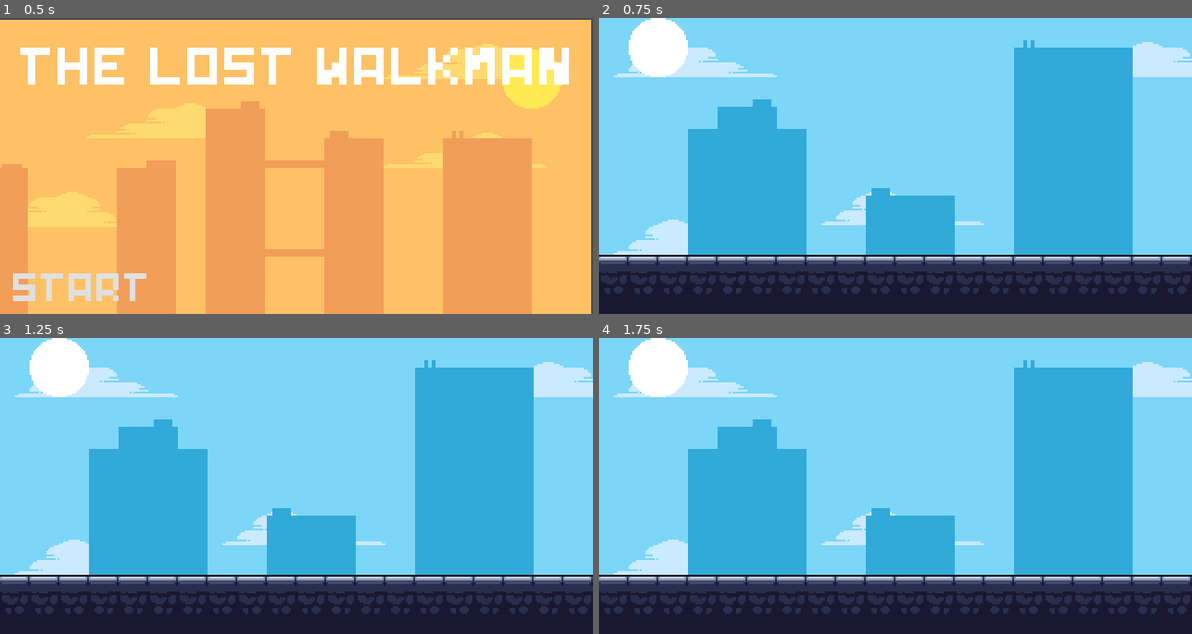
Above: before the commit, frames 1-4 (two rows, left to right).
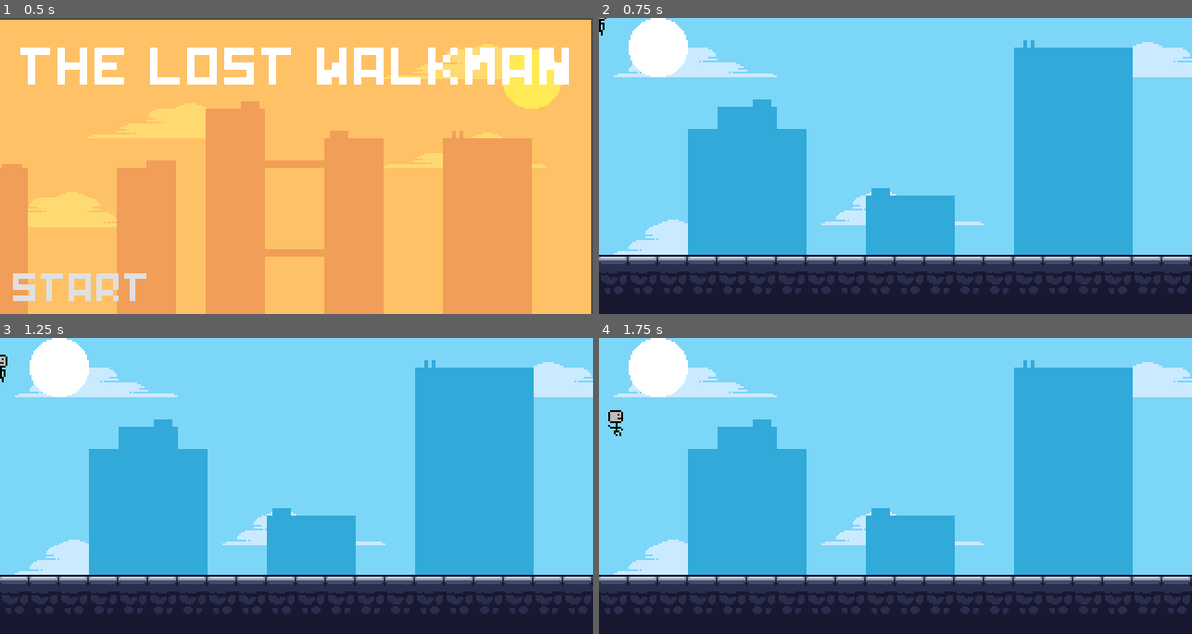
Above: after the commit, the same moments.

Repository: Glow-Project/LostTech
Game: Godot game, scene res://Menu/Menu.tscn
Same seed, same stepped clock (60 frames per second), same inputs: the game is played once before the commit and once after it.
Inputs:
- Up to frame 1 (0.5 s): no input
- Up to frame 2 (0.75 s): click "Start" at 0.5 s
- Up to frame 3 (1.25 s): no input
- Up to frame 4 (1.75 s): hold Right (ui_right) from 1.28 s (still down)

Frame 1 is identical in both runs. In frame 2, less than 0.1% of the frame differs, in the area x 0-2%, y 0-6%; in frame 3, less than 0.1%; in frame 4, 0.1%, in the area x 1-5%, y 24-34%.

Commit message:
Added Player

Diff:
--- /dev/null
+++ b/Entities/Player/Player.gd
@@ -0,0 +1,35 @@
+extends KinematicBody2D
+
+var vel = Vector2.ZERO
+var SPEED = 20
+var GRAVITY = 1
+var looks_right = true
+
+func _process(delta):
+	$AnimatedSprite.play(move_player())
+
+func move_player():
+	vel.x = 0
+	vel.y += GRAVITY
+	var action = "idle"
+
+	if (Input.is_action_pressed("ui_right")):
+		vel.x = SPEED
+		action = "walk"
+		flip_if_needed(true)
+
+	if (Input.is_action_pressed("ui_left")):
+		flip_if_needed(false)
+		vel.x = -SPEED
+		action = "walk"
+
+	vel = move_and_slide(vel)
+
+	return action
+
+func flip_if_needed(should_look_right):
+	if (looks_right == should_look_right):
+		return
+	else:
+		looks_right = should_look_right
+		scale.x *= -1
--- /dev/null
+++ b/Entities/Player/Player.tscn
@@ -0,0 +1,64 @@
+[gd_scene load_steps=13 format=2]
+
+[ext_resource path="res://Entities/Player/Player.gd" type="Script" id=1]
+[ext_resource path="res://Entities/Player/TestCharacter.png" type="Texture" id=2]
+
+[sub_resource type="AtlasTexture" id=7]
+atlas = ExtResource( 2 )
+region = Rect2( 0, 0, 8, 16 )
+
+[sub_resource type="AtlasTexture" id=8]
+atlas = ExtResource( 2 )
+region = Rect2( 8, 0, 8, 16 )
+
+[sub_resource type="AtlasTexture" id=9]
+atlas = ExtResource( 2 )
+region = Rect2( 16, 0, 8, 16 )
+
+[sub_resource type="AtlasTexture" id=10]
+atlas = ExtResource( 2 )
+region = Rect2( 24, 0, 8, 16 )
+
+[sub_resource type="AtlasTexture" id=11]
+atlas = ExtResource( 2 )
+region = Rect2( 0, 64, 8, 16 )
+
+[sub_resource type="AtlasTexture" id=12]
+atlas = ExtResource( 2 )
+region = Rect2( 16, 64, 8, 16 )
+
+[sub_resource type="AtlasTexture" id=13]
+atlas = ExtResource( 2 )
+region = Rect2( 24, 64, 8, 16 )
+
+[sub_resource type="AtlasTexture" id=14]
+atlas = ExtResource( 2 )
+region = Rect2( 8, 64, 8, 16 )
+
+[sub_resource type="SpriteFrames" id=15]
+animations = [ {
+"frames": [ SubResource( 7 ), SubResource( 8 ), SubResource( 9 ), SubResource( 10 ) ],
+"loop": true,
+"name": "idle",
+"speed": 5.0
+}, {
+"frames": [ SubResource( 11 ), SubResource( 12 ), SubResource( 13 ), SubResource( 14 ) ],
+"loop": true,
+"name": "walk",
+"speed": 5.0
+} ]
+
+[sub_resource type="RectangleShape2D" id=16]
+
+[node name="KinematicBody2D" type="KinematicBody2D"]
+script = ExtResource( 1 )
+__meta__ = {
+"_edit_group_": true
+}
+
+[node name="AnimatedSprite" type="AnimatedSprite" parent="."]
+frames = SubResource( 15 )
+animation = "idle"
+
+[node name="CollisionShape2D" type="CollisionShape2D" parent="."]
+shape = SubResource( 16 )
--- a/Levels/Level1/Level1.tscn
+++ b/Levels/Level1/Level1.tscn
@@ -2,6 +2,7 @@
 
 [ext_resource path="res://Design/Background/mp_cs_background.png" type="Texture" id=1]
 [ext_resource path="res://Design/Foreground/mp_cs_buildings.png" type="Texture" id=2]
+[ext_resource path="res://Entities/Player/Player.tscn" type="PackedScene" id=3]
 
 [sub_resource type="TileSet" id=1]
 0/name = "mp_cs_background.png 0"
@@ -117,40 +118,7 @@
 7/shapes = [  ]
 7/z_index = 0
 
-[sub_resource type="ConvexPolygonShape2D" id=5]
-points = PoolVector2Array( -16, 48, -16, 16, 0, 16, 0, 0, 16, 0, 16, 16, 32, 16, 32, 48, 32, 48 )
-
-[sub_resource type="TileSet" id=4]
-0/name = "mp_cs_buildings.png 0"
-0/texture = ExtResource( 2 )
-0/tex_offset = Vector2( 0, 0 )
-0/modulate = Color( 1, 1, 1, 1 )
-0/region = Rect2( 368, 112, 48, 48 )
-0/tile_mode = 1
-0/autotile/bitmask_mode = 1
-0/autotile/bitmask_flags = [ Vector2( 0, 1 ), 24, Vector2( 0, 2 ), 56, Vector2( 1, 0 ), 144, Vector2( 1, 1 ), 511, Vector2( 1, 2 ), 18, Vector2( 2, 1 ), 48, Vector2( 2, 2 ), 56 ]
-0/autotile/icon_coordinate = Vector2( 1, 1 )
-0/autotile/tile_size = Vector2( 16, 16 )
-0/autotile/spacing = 0
-0/autotile/occluder_map = [  ]
-0/autotile/navpoly_map = [  ]
-0/autotile/priority_map = [  ]
-0/autotile/z_index_map = [  ]
-0/occluder_offset = Vector2( 0, 0 )
-0/navigation_offset = Vector2( 0, 0 )
-0/shape_offset = Vector2( 0, 0 )
-0/shape_transform = Transform2D( 1, 0, 0, 1, 0, 0 )
-0/shape = SubResource( 5 )
-0/shape_one_way = false
-0/shape_one_way_margin = 1.0
-0/shapes = [ {
-"autotile_coord": Vector2( 1, 0 ),
-"one_way": false,
-"one_way_margin": 1.0,
-"shape": SubResource( 5 ),
-"shape_transform": Transform2D( 1, 0, 0, 1, 0, 0 )
-} ]
-0/z_index = 0
+[sub_resource type="TileSet" id=3]
 1/name = "mp_cs_buildings.png 1"
 1/texture = ExtResource( 2 )
 1/tex_offset = Vector2( 0, 0 )
@@ -192,7 +160,9 @@
 tile_data = PoolIntArray( 0, 536870918, 0, 1, 536870919, 0, 14, 1, 0, 16, 536870918, 0, 65550, 3, 0, 65551, 3, 0, 65552 …(1469 unchanged characters)…
 
 [node name="Foreground" type="TileMap" parent="."]
-tile_set = SubResource( 4 )
+tile_set = SubResource( 3 )
 cell_size = Vector2( 16, 16 )
 format = 1
 tile_data = PoolIntArray( 589823, 536870913, 0, 524288, 536870913, 65539, 524289, 536870913, 65539, 524290, 536870913,  …(1065 unchanged characters)…
+
+[node name="KinematicBody2D" parent="." instance=ExtResource( 3 )]
Binary file added: Design/Background/TestCharacter.png
Not shown, added: Design/Background/TestCharacter.png.import
Binary file added: Entities/Player/TestCharacter.png
Not shown, added: Entities/Player/TestCharacter.png.import
Not shown, added: Entities/.DS_Store
